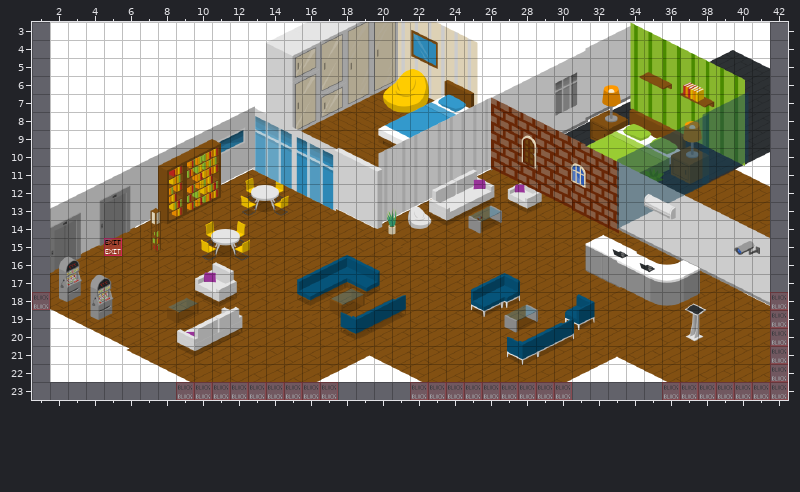
Tiled map (JSON) -- hotel-in.tmj. This is how it looked before the edit.
Cells are 32x32 px. Shown: x 1..42, y 3..23.
New version:
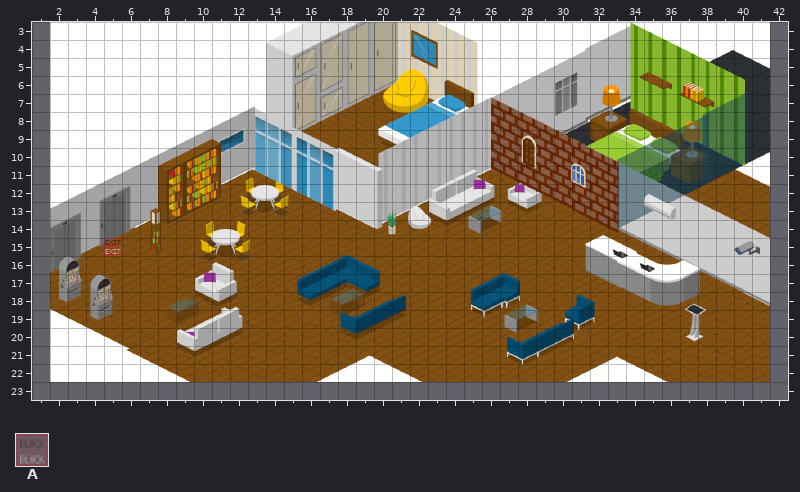
Key: from "WA_Special_Zones": A 2.
_ is an empty cell, . an unchanged one.
See-through tiles are keyed as they look on the map.
Changes in this commit:
layer "collisions" opacity 39% -> 58%
layer "exit-to-hotel-out" opacity 100% -> 54%
--- layer "collisions"
@@ x 1..42 @@
-18 A........................................A
-19 .........................................A
-20 .........................................A
-21 .........................................A
-22 .........................................A
-23 ........AAAAAAAAA....AAAAAAAAA.....AAAAAAA
+18 _........................................_
+19 ........................................._
+20 ........................................._
+21 ........................................._
+22 ........................................._
+23 ........_________...._________....._______
